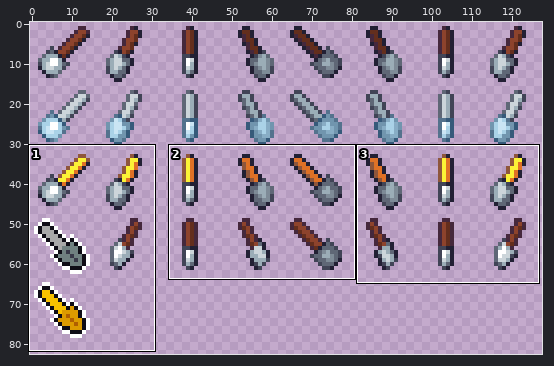
Sprite sheet -- gfx/items.png. The first picture is a wide view before the edit; the outline marks the close-up.
Close-up. The starting point:
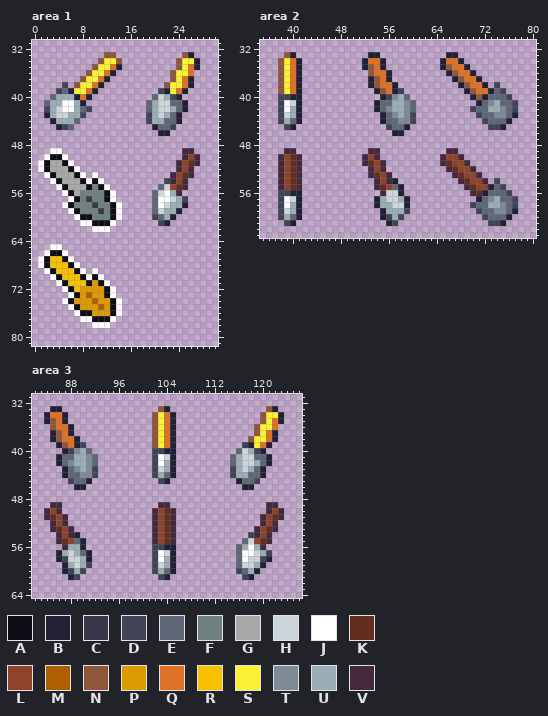
The file is 128x128 pixels. Shown: area 1: x 0..30, y 31..81; area 2: x 35..80, y 31..63; area 3: x 82..126, y 31..64. The wide view leaves out empty margins.
Palette (. is transparent): A #0f0d16  B #222034  C #383848  D #414456  E #5f6776  F #708080  G #a8a8a8  H #ccd5da  J #ffffff  K #632e1d  L #8d432c  M #b05f00  N #8f563b  P #dc9b00  Q #df7126  R #f8c100  S #fbf236  T #7e8b97  U #9badb7  V #45283c
After:
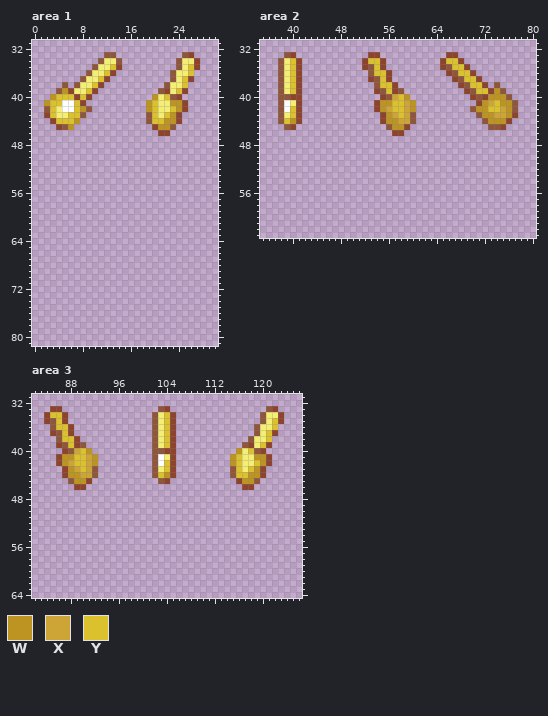
Colours new in this view: W #bd9421  X #cda536  Y #dcc12e
Changes in this commit:
colour S: #fbf236 -> #f4ee74
Changed rows in their new state; - is a pixel that keeps its letter.
Area 1:
first column x 1:
33 -------------------------L-
34 --------------------------L
35 ------------YL-----------YL
36 -----------YL------------Y-
37 ----------YL------------YL-
38 ----N----YL-------------Y.-
39 ---NWL--YL----------NL-YL--
40 --WYYYLYL----------WSYNL---
41 -WYY--YL----------WYSSWWL--
42 -NYS--YWN---------WYSSYWL--
43 -LYSSYYN----------NYSYWL---
44 --LYYYW-----------NYYWWL---
45 ---LNW-------------LWWN----
46 --------------------LL-----
49 --..--------------------..-
50 -....-------------------...
51 ......-----------------....
52 .......----------------...-
53 -.......-.------------....-
54 --.........----------....--
55 ---.........--------.....--
56 ----.........------.....---
57 -----........------......--
58 ----..........-----......--
59 -----.........-----.....---
60 ------........-----....----
61 -------......-------..-----
62 ---------...---------------
65 --..-----------------------
66 -....----------------------
67 ......---------------------
68 .......--------------------
69 -.......-.-----------------
70 --.........----------------
71 ---.........---------------
72 ----.........--------------
73 -----........--------------
74 ----..........-------------
75 -----.........-------------
76 ------........-------------
77 -------......--------------
78 ---------...---------------
Area 2:
first column x 38:
33 --L------------LL-----------LL----------
34 --YL----------LYYL---------LYYL---------
35 --YL----------L-YL---------L-YYL--------
36 --YL------------YYL---------L-YYL-------
37 --YL-----------L-YL----------L-YYL------
38 --YL-----------.-YYL----------L-YYL-N---
39 --YL------------L-YLN----------L-YYLWN--
40 NNLL-------------LNXYW----------L-LWWWN-
41 N-SL------------LWWYYXW----------LWXYWWN
42 N-YL------------LWXYYXW---------NWWYYXWN
43 NSYL-------------LWXYXN----------NWWXXWL
44 NYWL-------------LWWXXN-----------NWWWL-
45 -NL---------------NWWL-------------NNL--
46 -------------------LL-------------------
49 -..------------..-----------..----------
50 ....----------...----------....---------
51 ....----------....---------.....--------
52 ....-----------...----------.....-------
53 ....-----------....----------.....------
54 ....------------....----------.....-.---
55 ....------------.....----------.......--
56 ....-------------....-----------.......-
57 ....------------......-----------.......
58 ....------------......----------........
59 ....-------------.....-----------.......
60 ....-------------....-------------.....-
61 -..---------------..---------------...--
Area 3:
first column x 84:
33 -LL-----------------L-----------------L-
34 LYYL----------------YL-----------------L
35 L-YL----------------YL----------------YL
36 --YYL---------------YL----------------Y-
37 -L-YL---------------YL---------------YL-
38 -.-YYL--------------YL---------------Y.-
39 --L-YLN-------------YL-----------NL-YL--
40 ---LNXYW----------NNLL----------WSYNL---
41 --LWWYYXW---------N-SL---------WYSSWWL--
42 --LWXYYXW---------N-YL---------WYSSYWL--
43 ---LWXYXN---------NSYL---------NYSYWL---
44 ---LWWXXN---------NYWL---------NYYWWL---
45 ----NWWL-----------NL-----------LWWN----
46 -----LL--------------------------LL-----
49 -..----------------..----------------..-
50 ...---------------....---------------...
51 ....--------------....--------------....
52 -...--------------....--------------...-
53 -....-------------....-------------....-
54 --....------------....------------....--
55 --.....-----------....-----------.....--
56 ---....-----------....----------.....---
57 --......----------....----------......--
58 --......----------....----------......--
59 ---.....----------....----------.....---
60 ---....-----------....----------....----
61 ----..-------------..------------..-----
